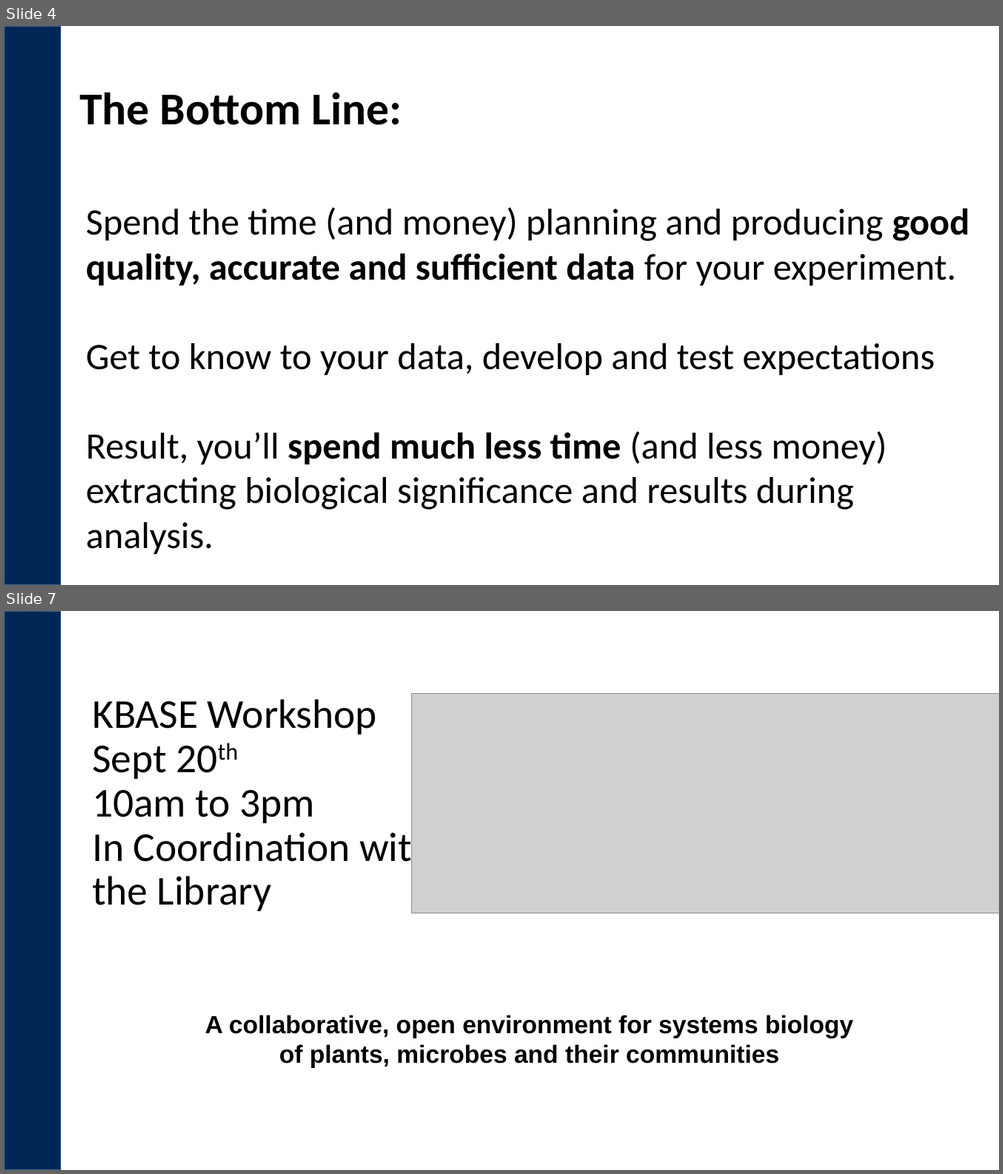
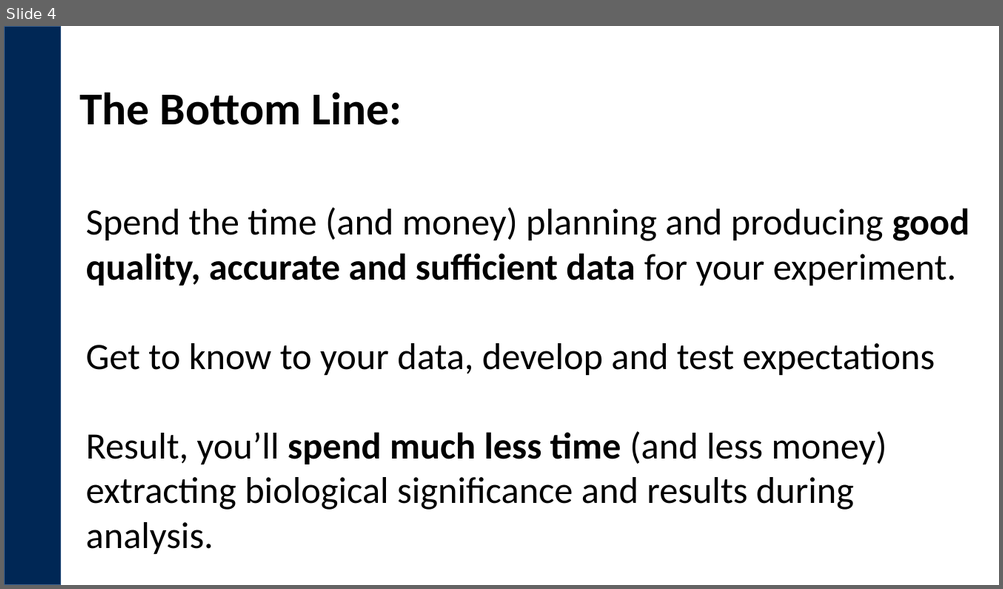
Before and after one commit to ucdavis-bioinformatics-training/2017_2018-single-cell-RNA-sequencing-Workshop-UCD_UCB_UCSF, a slide deck: wednesday/Closing_Thoughts.pptx. Shown one above the other, each under a label of ours: slides 4 and 7 before the commit, slide 4 after it; the slides between them are not shown. The pictures are 1003x1174 and 1003x589 pixels, drawn with LibreOffice and Linux fonts; fonts in the diff are those of the drawing; grey boxes stand for pictures; background and template pictures are left out. Boxes give left, top, right and bottom in pixels: in the first picture for what was removed or moved away, otherwise in the second. Text is boxed around its words. In the diff, an @@ line names an element or a change of style, - is before the commit and + after.

```diff
--- a/wednesday/Closing_Thoughts.pptx
+++ b/wednesday/Closing_Thoughts.pptx
@@ slide 7 removed at (4, 611, 999, 1170), background #FFFFFF; not listed: 1 template element that a slide beside it also shows @@
@@ title removed at (92, 699, 433, 911) @@
-KBASE Workshop
-Sept 20th
-10am to 3pm
-In Coordination with
-the Library
@@ picture removed at (412, 694, 999, 914) @@
@@ text removed at (205, 1015, 853, 1068) @@
-A collaborative, open environment for systems biology
-of plants, microbes and their communities
```
Also in this commit, not shown: 1 slide changed, 1 other slide removed, 3 other files.
